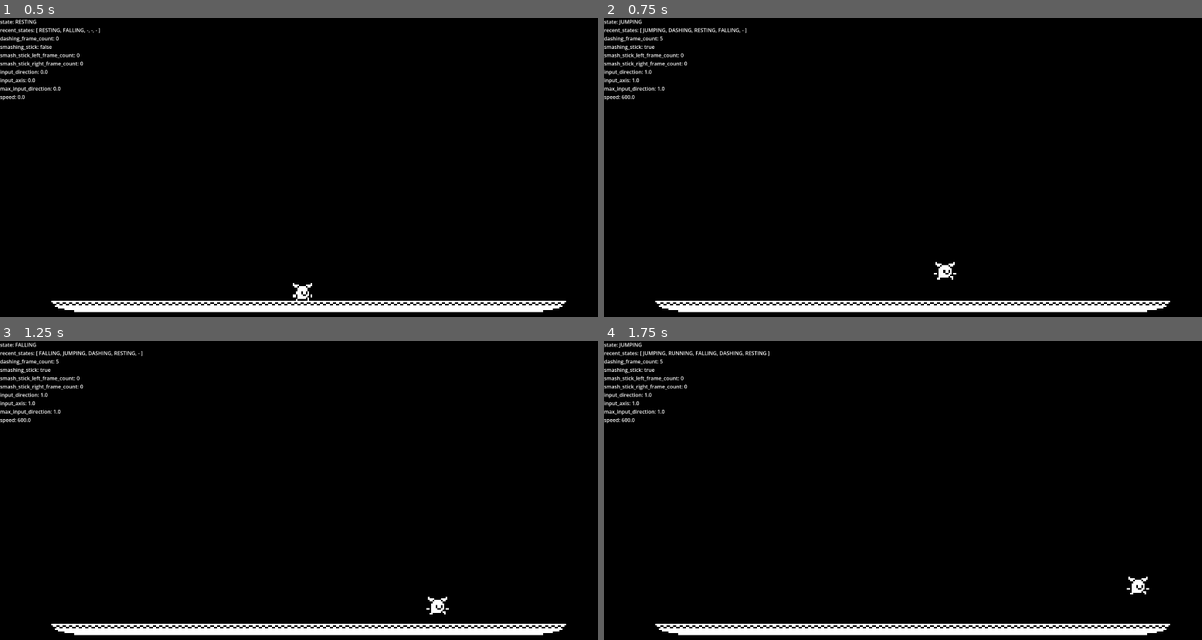
Above: before the commit, frames 1-4 (two rows, left to right).
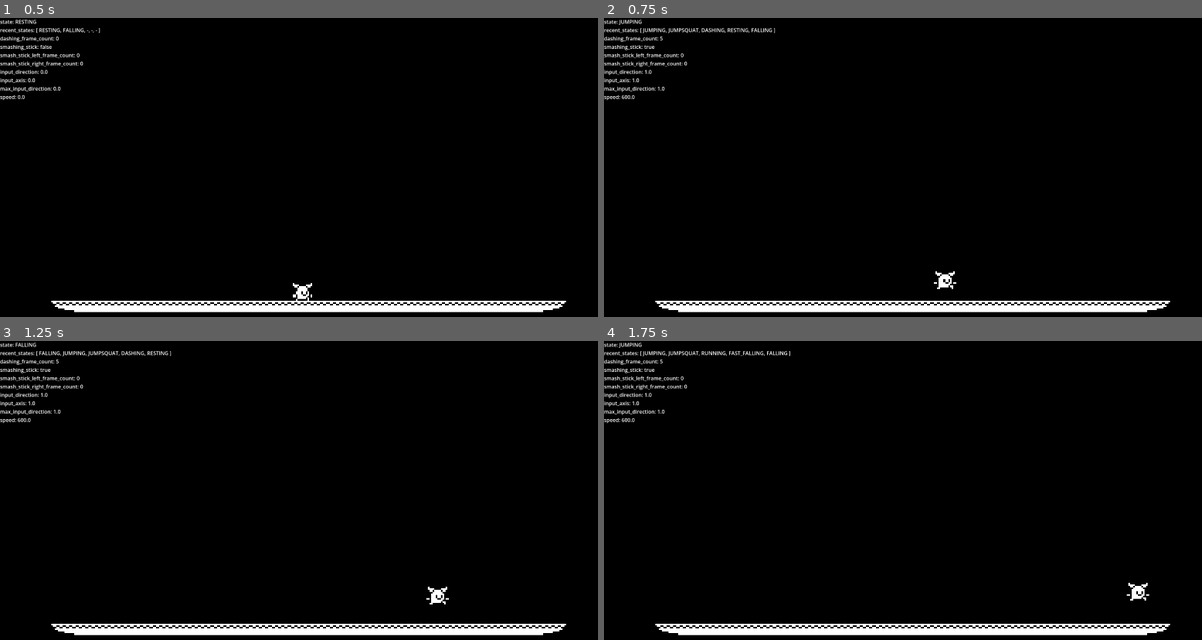
Above: after the commit, the same moments.

Repository: ninjajon5/godot_platformer
Game: Godot game, scene res://main.tscn
The game is run twice, just before and just after one commit, with the same random seed, the same clock (stepped at 60 frames per second) and the same inputs.
Inputs:
- Up to frame 1 (0.5 s): no input
- Up to frame 2 (0.75 s): hold D (right) from 0.53 s (still down); tap Space (jump) at 0.6 s
- Up to frame 3 (1.25 s): keep holding D (right); tap Space (jump) at 0.77, 1.07 s
- Up to frame 4 (1.75 s): keep holding D (right); tap S (crouch) at 1.35 s; tap Space (jump) at 1.52, 1.55 s

Frame 1 is identical in both runs. In frame 2, 0.4% of the frame differs, in the area x 10-59%, y 3-91%; in frame 3, 0.3%; in frame 4, 0.4%.

Commit message:
green tests for all states to jumpsquat

Diff:
--- a/player.gd
+++ b/player.gd
@@ -93,7 +93,7 @@
 		_rest()
 
 	if inputs.jump:
-		_jump()
+		_jumpsquat()
 
 
 func _apply_inputs_to_walking_state() -> void:
@@ -113,13 +113,13 @@
 		_apply_friction()
 
 	if inputs.jump:
-		_jump()
+		_jumpsquat()
 
 
 func _apply_inputs_to_run_turnaround_state() -> void:
 	_run_turnaround()
 	if inputs.jump:
-		_jump()
+		_jumpsquat()
 
 
 func _apply_inputs_to_dashing_state() -> void:
@@ -133,7 +133,7 @@
 		_apply_friction()
 
 	if inputs.jump:
-		_jump()
+		_jumpsquat()
 
 
 func _apply_inputs_to_dash_release_state() -> void:
@@ -143,7 +143,7 @@
 		_apply_friction()
 
 	if inputs.jump:
-		_jump()
+		_jumpsquat()
 
 
 func _apply_inputs_to_jumpsquat_state() -> void:
--- a/test/test_physics_transitions.gd
+++ b/test/test_physics_transitions.gd
@@ -13,13 +13,6 @@
 	player.queue_free()
 
 # ============================
-
-func test_resting_with_jump_causes_jumping_state() -> void:
-	player.state = Player.State.RESTING
-	player.inputs.jump = true
-	player._apply_inputs_depending_on_state()
-
-	assert_eq(player.state, Player.State.JUMPING)
 
 
 func test_airborne_with_zero_velocity_causes_falling_state() -> void:
--- a/test/test_player_airborne.gd
+++ b/test/test_player_airborne.gd
@@ -43,36 +43,44 @@
 	assert_true(player.state == Player.State.JUMPSQUAT)
 
 
-func test_jump_input_from_resting_decreases_y_velocity() -> void:
+func test_jump_input_from_resting_causes_jumpsquat_state() -> void:
 	player.inputs.jump = true
 	player.state = Player.State.RESTING
 	player._apply_inputs_depending_on_state()
 
-	assert_true(player.velocity.y < 0)
+	assert_true(player.state == Player.State.JUMPSQUAT)
 
 
-func test_jump_input_from_dashing_decreases_y_velocity() -> void:
+func test_jump_input_from_dashing_causes_jumpsquat_state() -> void:
 	player.inputs.jump = true
 	player.state = Player.State.DASHING
 	player._apply_inputs_depending_on_state()
 
-	assert_true(player.velocity.y < 0)
+	assert_true(player.state == Player.State.JUMPSQUAT)
 
 
-func test_jump_input_from_running_decreases_y_velocity() -> void:
+func test_jump_input_from_running_causes_jumpsquat_state() -> void:
 	player.inputs.jump = true
 	player.state = Player.State.RUNNING
 	player._apply_inputs_depending_on_state()
 
-	assert_true(player.velocity.y < 0)
+	assert_true(player.state == Player.State.JUMPSQUAT)
 
 
-func test_jump_input_from_dash_release_decreases_y_velocity() -> void:
+func test_jump_input_from_dash_release_causes_jumpsquat_state() -> void:
 	player.inputs.jump = true
 	player.state = Player.State.DASH_RELEASE
 	player._apply_inputs_depending_on_state()
 
-	assert_true(player.velocity.y < 0)
+	assert_true(player.state == Player.State.JUMPSQUAT)
+
+
+func test_jump_while_run_turnaround_causes_jumpsquat_state() -> void:
+	player.state = Player.State.RUN_TURNAROUND
+	player.inputs.jump = true
+	player._apply_inputs_depending_on_state()
+
+	assert_true(player.state == Player.State.JUMPSQUAT)
 
 
 func test_jumpsquat_ending_causes_jumping_state() -> void:
--- a/test/test_player_grounded.gd
+++ b/test/test_player_grounded.gd
@@ -230,14 +230,6 @@
 	assert_true(player.inputs.smash_stick_right_frame_count > player.inputs.SMASH_STICK_FRAMES)
 
 
-func test_jump_while_run_turnaround_increases_y_velocity() -> void:
-	player.state = Player.State.RUN_TURNAROUND
-	player.inputs.jump = true
-	player._apply_inputs_depending_on_state()
-
-	assert_true(player.velocity.y < 0)
-
-
 func test_reapplying_forward_direction_during_dash_release_causes_no_velocity_increase() -> void:
 	player.state = Player.State.DASH_RELEASE
 	player.velocity.x = 1
